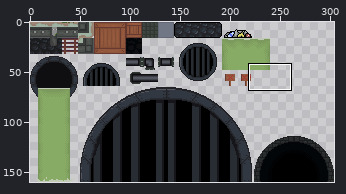
Sprite sheet: Maps/C1S2/sewer_tiles.png. The picture above shows the old version from afar; the outline marks the close-up.
Close-up. Earlier state:
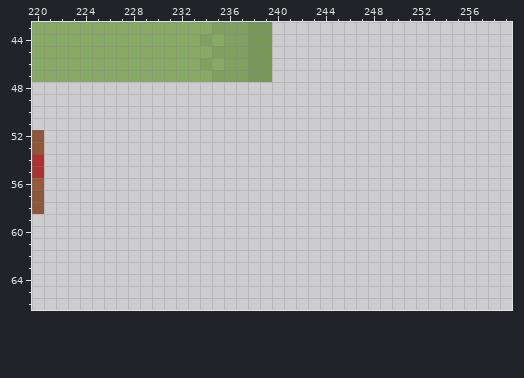
The file is 304x160 pixels. Colours within 5 levels of each other are drawn and written as one. Shown: x 220..259, y 43..66.
After the commit:
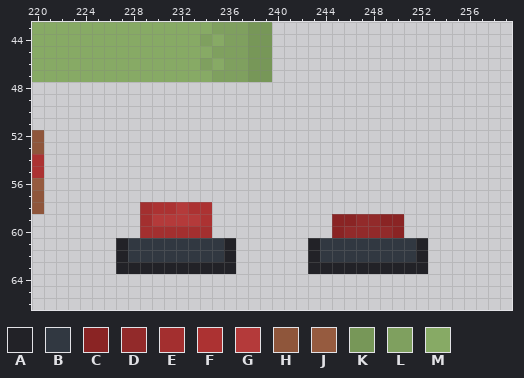
Palette (. is transparent): A #222227  B #313841  C #8a2424  D #922a2a  E #a32f2f  F #ac3232  G #b43a3a  H #8f563b  J #965b3f  K #779758  L #7fa05f  M #87aa65
Edits made:
y 58: x 229..234 ...... -> EFFGFF
y 59: x 229..234 ...... -> EGGGGF; x 245..250 ...... -> CCDDCC
y 60: x 229..234 ...... -> EEEEEE; x 245..250 ...... -> CDDDDC
y 61..62: x 227..236 .......... -> ABBBBBBBBA; x 243..252 .......... -> ABBBBBBBBA
y 63: x 227..236 .......... -> AAAAAAAAAA; x 243..252 .......... -> AAAAAAAAAA
